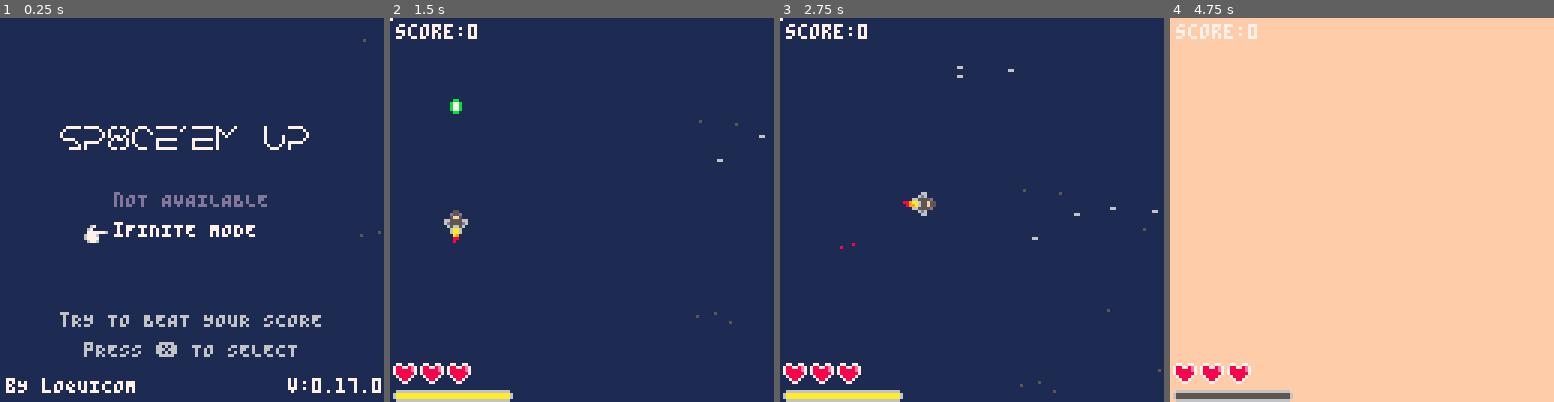
Above: before the commit, frames 1-4 (left to right).
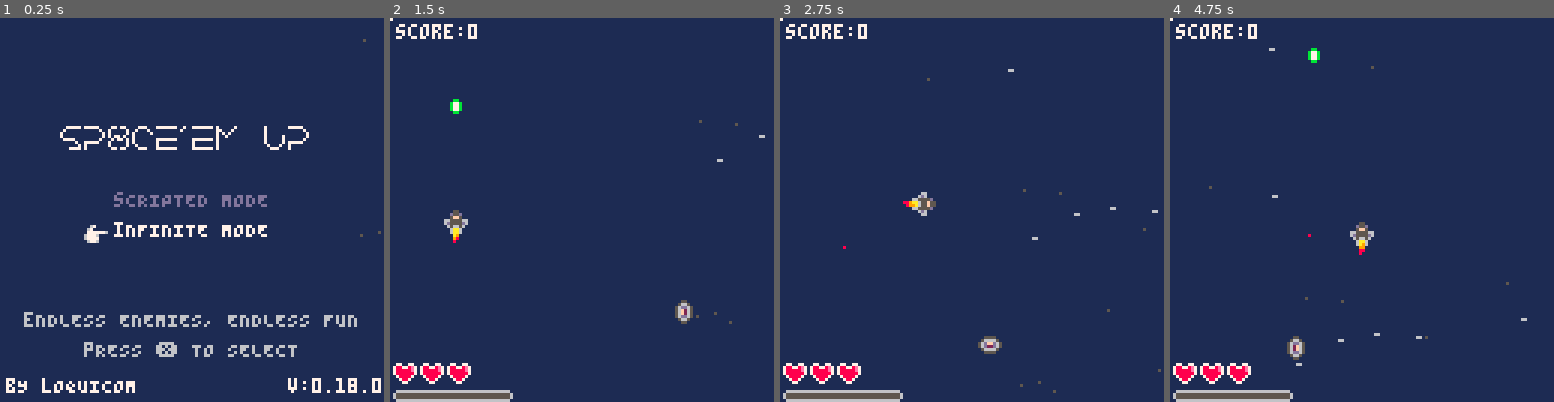
Above: after the commit, the same moments.

Repository: Loquicom/pico-8
Game: PICO-8 cartridge games/sp8ce-em-up.p8
The game is run twice, just before and just after one commit, with the same random seed, the same clock (stepped at 60 frames per second) and the same inputs.
Inputs:
- Up to frame 1 (0.25 s): no input
- Up to frame 2 (1.5 s): tap X (X key) at 0.33, 1.07 s; tap O (Z key) at 0.7 s
- Up to frame 3 (2.75 s): hold Right 1.6-2.1 s; tap O (Z key) at 1.7, 2.1, 2.5 s; tap X (X key) at 1.85 s; hold Up 2.15-2.42 s; hold Right from 2.47 s (still down)
- Up to frame 4 (4.75 s): tap O (Z key) every 0.4 s from 2.9 to 4.5 s; tap X (X key) at 2.97, 4.08 s; release Right at 3.03 s; hold Left 3.08-3.58 s; hold Down 3.63-3.97 s; hold Right 4.02-4.68 s; hold Up from 4.73 s (still down)

The runs differ from the first frame. In frame 1, 1.9% of the frame differs, in the area x 6-93%, y 45-98%; in frame 2, 0.7%; in frame 3, 0.7%; in frame 4, 98%, in the area x 0-100%, y 0-100%.

Commit message:
Sp8ce-em-up v18

Diff:
--- a/games/sp8ce-em-up.p8
+++ b/games/sp8ce-em-up.p8
@@ -1,8 +1,8 @@
 pico-8 cartridge // http://www.pico-8.com
 version 41
 __lua__
---Sp8ce'em Up
---By Loquicom
+--sp8ce'em up
+--a SPATIAL SHOOT'EM UP
 --gameloop
 
 function _init()
@@ -57,6 +57,7 @@
 	init_player()
 	init_enemy()
 	init_bomb()
+	init_collectible()
 end
 
 function update_game()
@@ -66,6 +67,7 @@
 	-- Game specific
 	update_bomb()
 	update_enemy()
+	update_collectible()
 	update_player()
 end
 
@@ -76,6 +78,7 @@
 	draw_timer()
 	-- Game specific
 	draw_enemy()
+	draw_collectible()
 	draw_player()
 	draw_foreground()
 	draw_bomb()
@@ -124,11 +127,15 @@
 
 function init_constant()
 	cst = {
-		version = "0.17.0",
+		version = "0.18.0",
 		player = {
-			speed = 2,
+			speed = {
+				base = 2,
+				max = 3,
+			},
 			life = 3,
 			energy = 5,
+			power = 3,
 			sprt = {
 				base = {1,2,3},
 				rota = {7,8,9}
@@ -191,28 +198,39 @@
 				life = 3,
 				spawn = 4 -- After x enemy of previous type the first enemy of this type spawn
 			}
+		},
+		collectible = {
+			luck = 8, -- More luck => less spawn
+			max = 3, -- Maximum collectible on the screen at the same time
+			speed = 1,
+			sprt = {
+				life = 40,
+				energy = 41,
+				power = 56,
+				speed = 57
+			}
 		}
 	}
 end
 
 -->8
---title & end
+--title
 
 function init_menu()
 	menu = {
 		cursor = 2,
 		label = {
-			"nOT AVAILABLE",
-			"iFINITE MODE",
+			"sCRIPTED MODE",
+			"iNFINITE MODE",
 			""
 		},
 		helper = {
-			"mAYBE AVAILABLE ONE DAY",
-			"tRY TO BEAT YOUR SCORE",
-			"explosion!!!!!!!!!!!!"
+			"a STORY MODE WITHOUT STORY 😐",
+			"eNDLESS ENEMIES, ENDLESS FUN",
+			"exploooosionn !!!!!!!!!!!!!!"
 		},
 		action = {
-			start_story_game,
+			start_scripted_game,
 			start_infinite_game,
 			nothing
 		}
@@ -248,7 +266,7 @@
 	-- Selector
 	spr(0, 28, 58 + 10 * (menu.cursor - 1))
 	-- Helper
-	print(menu.helper[menu.cursor], 20, 98, 6)
+	print(menu.helper[menu.cursor], 8, 98, 6)
 	print("pRESS ❎ TO SELECT", 28, 108, 6)
 end
 
@@ -259,8 +277,8 @@
 
 --- === Functions === ---
 
-function start_story_game()
-	init_ground()
+function start_scripted_game()
+
 end
 
 function start_infinite_game()
@@ -281,11 +299,11 @@
 		y = 64,
 		score = 0,
 		life = cst.player.life,
-		energy = 5,
+		energy = 0,
 		bomb = false,
 		invincible = false,
 		sprite = cst.player.sprt.base[1],
-		speed = cst.player.speed,
+		speed = cst.player.speed.base,
 		power = 0, -- 0 = simple, 1 = big, 2 = big + simple diag, 3 = big + big diag, 4+ = more speed and less cd ?
 		thruster = {
 			animation = animate(cst.player.thruster.sprt.base, cst.player.thruster.duration, 12, 64),
@@ -385,7 +403,7 @@
 	-- Do nothing if player is hide
 	if (not player.show) return
 	-- Bomb
-	if (player.energy == cst.player.energy and btn(4) and btn(5)) return blast() -- Return only for stop
+	if (player.energy >= cst.player.energy and btn(4) and btn(5)) return blast() -- Return only for stop
 	-- Bullets
 	if (btn(5) and timer_is_end(player.timers.bullet) and not btn(4)) then
 		local info = rotate_bullet_info()
@@ -409,7 +427,7 @@
 	for bullet in all(player.bullets) do
 		bullet.x += bullet.speed.x
 		bullet.y += bullet.speed.y
-		collison_player_fire(bullet)
+		collision_player_fire(bullet)
 		if (bullet.x < -8 or bullet.x > 128 or bullet.y < -8 or bullet.y > 128) del(player.bullets, bullet)
 	end
 end
@@ -457,6 +475,7 @@
 			player.score += enemy.type
 			enemies.kill[enemy.type] += 1
 			explosion(enemy.x+4, enemy.y+4)
+			timer(5, false, spawn_collectible, {x=enemy.x, y=enemy.y})
 			timer(random(150,30), false, _respawn_enemy, enemy.type)
 		end
 		-- Move
@@ -477,7 +496,7 @@
 	for bullet in all(enemies.bullets) do
 		bullet.x += bullet.speedX
 		bullet.y += bullet.speedY
-		collison_enemy_fire(bullet)
+		collision_enemy_fire(bullet)
 	end
 	-- Manage spawn
 	manage_enemy()
@@ -512,8 +531,7 @@
 function manage_enemy()
 	-- Spawn first ennemy
 	if (enemies.spawn[1] == 0) then
-		local spawn = rotate_enemy_spawn(134, random(120))
-		spawn_enemy(1, spawn.x, spawn.y)
+		spawn_enemy(1, 128, random(80,40))
 		enemies.spawn[1] += 1
 	-- When type3 is killed 5 time decread fire cd
 	elseif (enemies.kill[3] != 0 and enemies.kill[3] % 2 == 0) then
@@ -594,12 +612,51 @@
 -->8
 --collectible
 
+function init_collectible()
+	collectibles = {}
+end
+
+function update_collectible()
+	for collectible in all(collectibles) do
+		collectible.x -= cst.collectible.speed
+		-- Collision
+		collision_collectible(collectible)
+		-- Outside the map
+		if (collectible.x < -8 or collectible.y > 130) del(collectibles, collectible)
+	end
+end
+
+function draw_collectible()
+	for collectible in all(collectibles) do
+		spr(collectible.sprite, collectible.x, collectible.y)
+	end
+end
+
+--- === Functions === ---
+
+function spawn_collectible(params)
+	if (#collectibles >= cst.collectible.max or random(cst.collectible.luck,1) != cst.collectible.luck) return
+	-- Type of collectible
+	if (player.life == 1) then
+		-- Player is close to the death only health
+		if (random(2,1) == 1 ) add(collectibles, {sprite=cst.collectible.sprt.life, x=params.x, y=params.y})
+	else
+		-- Health and power up
+		local available = {}
+		if (player.life < cst.player.life) add(available, cst.collectible.sprt.life)
+		if (player.energy < cst.player.energy) add(available, cst.collectible.sprt.energy)
+		if (player.power < cst.player.power) add(available, cst.collectible.sprt.power)
+		if (player.speed < cst.player.speed.max) add(available, cst.collectible.sprt.speed)
+		if (#available > 0) add(collectibles, {sprite=rnd(available), x=params.x, y=params.y})
+	end
+end
+
 -->8
---collison
-
-function collison_player_fire(bullet)
+--collision
+
+function collision_player_fire(bullet)
 	for enemy in all(enemies.entities) do
-		if (collison_rectangle({{x=bullet.x+1, y=bullet.y+1},{x=bullet.x+4,y=bullet.y+4}}, {{x=enemy.x,y=enemy.y},{x=enemy.x+7,y=enemy.y+7}})) then
+		if (collision_rectangle({{x=bullet.x+1, y=bullet.y+1},{x=bullet.x+4,y=bullet.y+4}}, {{x=enemy.x,y=enemy.y},{x=enemy.x+7,y=enemy.y+7}})) then
 			enemy.life -= player_bullet_damage(bullet)
 			timer(4, true, _blink_enemy, {cpt=0,enemy=enemy})
 			del(player.bullets, bullet)
@@ -607,9 +664,9 @@
 	end
 end
 
-function collison_enemy_fire(bullet)
-	local info = rotate_collison_player_info()
-	if (not player.invincible and collison_rectangle({{x=bullet.x+1, y=bullet.y+1},{x=bullet.x+4,y=bullet.y+4}}, {{x=player.x+info[1].x,y=player.y+info[1].y},{x=player.x+info[2].x,y=player.y+info[2].y}})) then
+function collision_enemy_fire(bullet)
+	local info = rotate_collision_player_info()
+	if (not player.invincible and collision_rectangle({{x=bullet.x+1, y=bullet.y+1},{x=bullet.x+4,y=bullet.y+4}}, {{x=player.x+info[1].x,y=player.y+info[1].y},{x=player.x+info[2].x,y=player.y+info[2].y}})) then
 		player.life -= 1
 		player.invincible = true
 		timer(4, true, _blink_player, {cpt=0,enemy=enemy})
@@ -618,8 +675,8 @@
 end
 
 function collision_spaceship(enemy)
-	local info = rotate_collison_player_info()
-	if (not player.invincible and collison_rectangle({{x=enemy.x, y=enemy.y},{x=enemy.x+7,y=enemy.y+7}}, {{x=player.x+info[1].x,y=player.y+info[1].y},{x=player.x+info[2].x,y=player.y+info[2].y}})) then
+	local info = rotate_collision_player_info()
+	if (not player.invincible and collision_rectangle({{x=enemy.x, y=enemy.y},{x=enemy.x+7,y=enemy.y+7}}, {{x=player.x+info[1].x,y=player.y+info[1].y},{x=player.x+info[2].x,y=player.y+info[2].y}})) then
 		player.life -= 1
 		player.invincible = true
 		timer(4, true, _blink_player, {cpt=0,enemy=enemy})
@@ -627,11 +684,17 @@
 	end
 end
 
-function collison_collectible()
-
-end
-
-function collison_rectangle(obj1, obj2)
+function collision_collectible(collectible)
+	if (collision_rectangle({{x=collectible.x+1, y=collectible.y+1},{x=collectible.x+6,y=collectible.y+6}}, {{x=player.x,y=player.y},{x=player.x+7,y=player.y+7}})) then
+		if (player.life < cst.player.life and collectible.sprite == cst.collectible.sprt.life) player.life += 1
+		if (collectible.sprite == cst.collectible.sprt.energy) player.energy += 1
+		if (collectible.sprite == cst.collectible.sprt.power) player.power += 1
+		if (collectible.sprite == cst.collectible.sprt.speed) player.speed += .1
+		del(collectibles, collectible)
+	end
+end
+
+function collision_rectangle(obj1, obj2)
 	return obj1[1].x <= obj2[2].x and obj2[1].x <= obj1[2].x and obj1[1].y <= obj2[2].y and obj2[1].y <= obj1[2].y
 end
 
@@ -959,7 +1022,7 @@
 	return {x=baseX, y=baseY}
 end
 
-function rotate_collison_player_info()
+function rotate_collision_player_info()
 	if (rotation) return {{x=2,y=0}, {x=5,y=7}}
 	return {{x=0,y=2}, {x=7,y=5}}
 end
Not shown, changed: the thumbnail (__label__) section of games/sp8ce-em-up.p8
